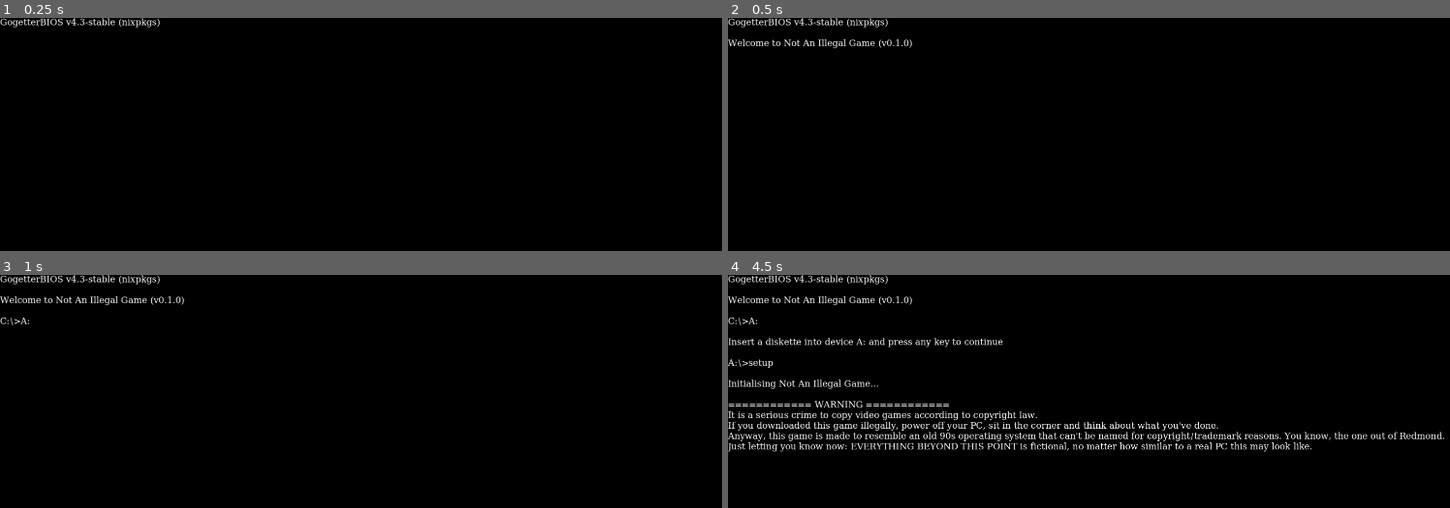
Above: before the commit, frames 1-4 (two rows, left to right).
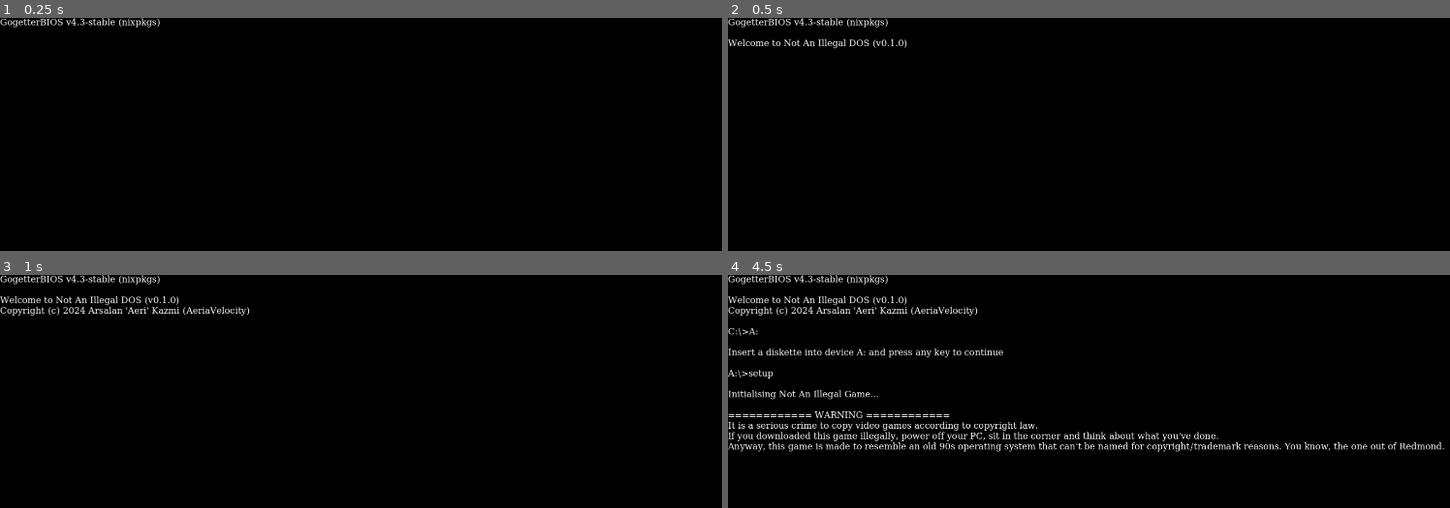
Above: after the commit, the same moments.

Repository: AeriaVelocity/not-an-illegal-game
Game: Godot game, scene res://Scenes/intro.tscn
The game is run twice, just before and just after one commit, with the same random seed, the same clock (stepped at 60 frames per second) and the same inputs.
Inputs:
- Up to frame 1 (0.25 s): no input
- Up to frame 2 (0.5 s): no input
- Up to frame 3 (1 s): tap Enter (ui_accept) at 0.5, 0.77 s
- Up to frame 4 (4.5 s): tap Enter (ui_accept) at 1.52, 2, 3.02, 3.77, 4.25 s

Frame 1 is identical in both runs. In frame 2, 0.2% of the frame differs, in the area x 16-26%, y 9-13%; in frame 3, 0.7%; in frame 4, 8.6%, in the area x 0-100%, y 9-76%.

Commit message:
Updated the intro text slightly

Diff:
--- a/Scenes/intro.tscn
+++ b/Scenes/intro.tscn
@@ -2,12 +2,13 @@
 
 [ext_resource type="Script" path="res://Scripts/intro_sequence.gd" id="1_j8b0u"]
 
-[sub_resource type="SystemFont" id="SystemFont_ftk62"]
+[sub_resource type="SystemFont" id="SystemFont_or8xq"]
 font_names = PackedStringArray("Lucida Console", "Source Code Pro", "Menlo", "Monospace")
 font_weight = 500
+subpixel_positioning = 0
 
 [sub_resource type="LabelSettings" id="LabelSettings_5yfoo"]
-font = SubResource("SystemFont_ftk62")
+font = SubResource("SystemFont_or8xq")
 font_size = 22
 
 [node name="Intro" type="Control"]
--- a/Scripts/intro_sequence.gd
+++ b/Scripts/intro_sequence.gd
@@ -9,7 +9,8 @@
 
 var STARTUP_TEXT = """GogetterBIOS v{engine_version}
 
-Welcome to Not An Illegal Game (v{game_version})
+Welcome to Not An Illegal DOS (v{game_version})
+Copyright (c) 2024 Arsalan 'Aeri' Kazmi (AeriaVelocity)
 
 C:\\>(TYPED)naig
 
@@ -17,7 +18,8 @@
 
 var SETUP_TEXT = """GogetterBIOS v{engine_version}
 
-Welcome to Not An Illegal Game (v{game_version})
+Welcome to Not An Illegal DOS (v{game_version})
+Copyright (c) 2024 Arsalan 'Aeri' Kazmi (AeriaVelocity)
 
 C:\\>(TYPED)A:
 
